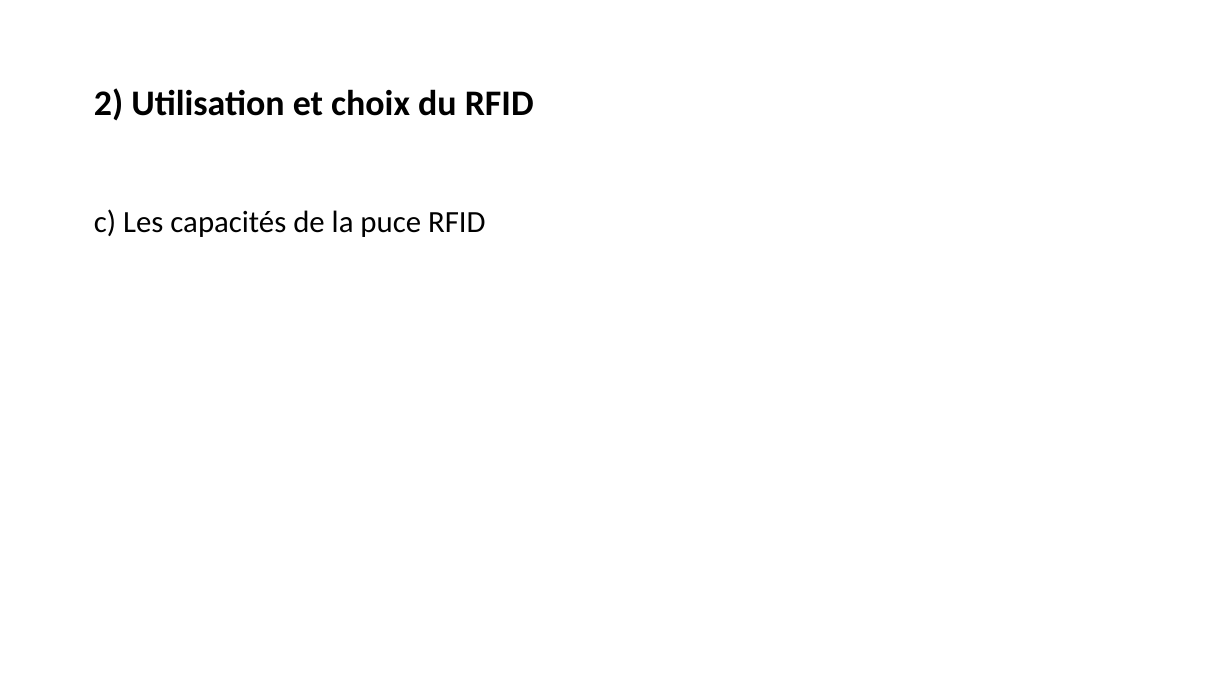
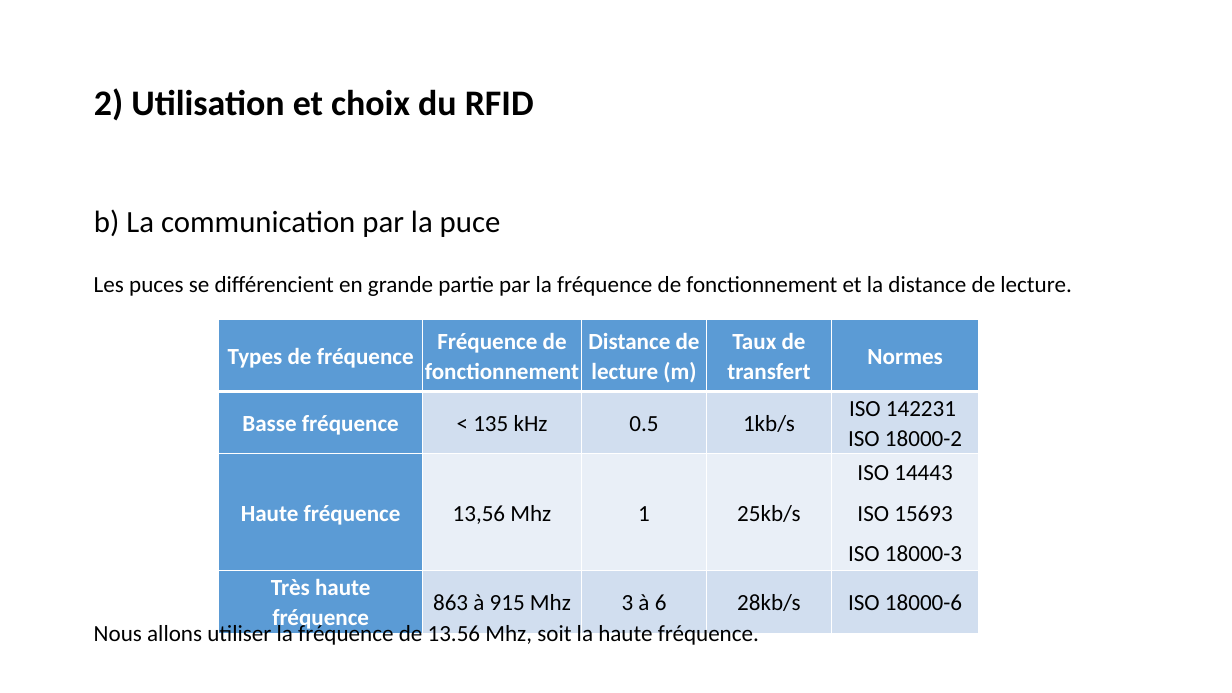
Before and after one commit to Maja2308/Projet_Cross, a slide deck: slide 18 of Diagrammes Communs/Presentation_Revue0.pptx. Drawn at 1232x693 pixels with LibreOffice and Linux fonts; fonts in the diff are those of the drawing. Boxes give left, top, right and bottom in pixels: in the first picture for what was removed or moved away, otherwise in the second. Text is boxed around its words. In the diff, an @@ line names an element or a change of style, - is before the commit and + after.

```diff
--- a/Diagrammes Communs/Presentation_Revue0.pptx
+++ b/Diagrammes Communs/Presentation_Revue0.pptx
@@ text at bbox=[94, 209, 501, 237]: text changed @@
-c) Les capacités de la puce RFID
+b) La communication par la puce
@@ text added at bbox=[94, 276, 1071, 296], 18 pt, text #000000 @@
+Les puces se différencient en grande partie par la fréquence de fonctionnement et la distance de lecture.
@@ table added at bbox=[219, 320, 980, 636], 4 rows, 5 columns @@
+Types de fréquence | Fréquence de fonctionnement | Distance de lecture (m) | Taux de transfert | Normes
+Basse fréquence | < 135 kHz | 0.5 | 1kb/s | ISO 142231 / ISO 18000-2
+Haute fréquence | 13,56 Mhz | 1 | 25kb/s | ISO 14443 / ISO 15693 / ISO 18000-3
+Très haute fréquence | 863 à 915 Mhz | 3 à 6 | 28kb/s | ISO 18000-6
@@ text added at bbox=[94, 621, 759, 647], 18 pt, text #000000 @@
+Nous allons utiliser la fréquence de 13.56 Mhz, soit la haute fréquence.
```
Also in this commit, not shown: 5 other slides changed, 1 slide added.
